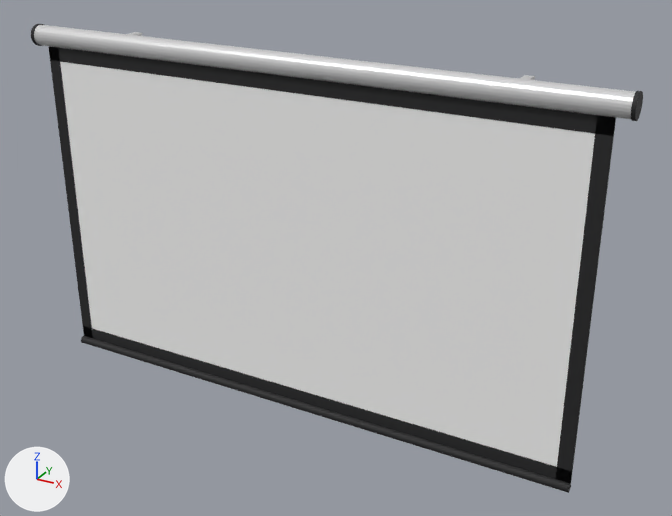
What one commit did to the glTF model ASSIGNMENT4/Model/3D/ProjectorScreenModel.glb.
Before and after are seen from a 50 mm camera at (2.53, 0.65, 4.57) aimed at (0.19, 4.9, 2.44). Lighting does not change. The marker at lower left points along +X, +Y and +Z. The first picture is the older version.

The first picture shows 'Screen_Border_Bottom', 'Screen_Border_Left', 'Screen_Border_Right', 'Screen_Border_Top', 'Screen_Housing', 'Screen_Surface', 'Screen_WeightBar' and 3 more.
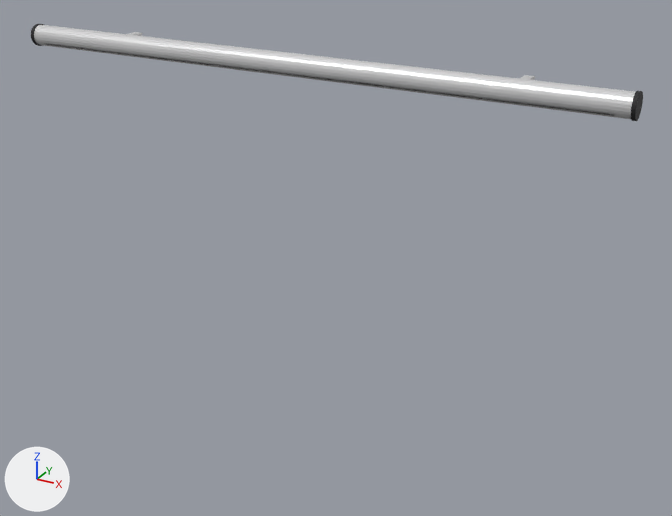
ob_screen_control is not drawn itself; it is the parent of ob_screen_border_bottom, ob_screen_border_left, ob_screen_border_right, ob_screen_border_top, ob_screen_surface, ob_screen_weightbar.

Changed parts and their boxes [x1, y1, x2, y2] in the pictures (672 x 516 px):
'Screen_Surface', rescaled (not visible afterwards): before [60, 62, 595, 467]
'Screen_Border_Top', rescaled (not visible afterwards): before [49, 46, 616, 135]
'Screen_Border_Right', rescaled (not visible afterwards): before [555, 116, 616, 483]
'Screen_Border_Bottom', rescaled (not visible afterwards): before [83, 327, 573, 483]
'Screen_WeightBar', rescaled (16% wider, 54% shorter): before [81, 336, 571, 493]; after [45, 44, 614, 116]
'Screen_Border_Left', rescaled (not visible afterwards): before [48, 46, 93, 338]

The change in detail:
Object 'Screen_Control' (ob_screen_control) is rescaled from (1.0, 1.0, 1.0) to (1.0, 1.0, 0.02).
